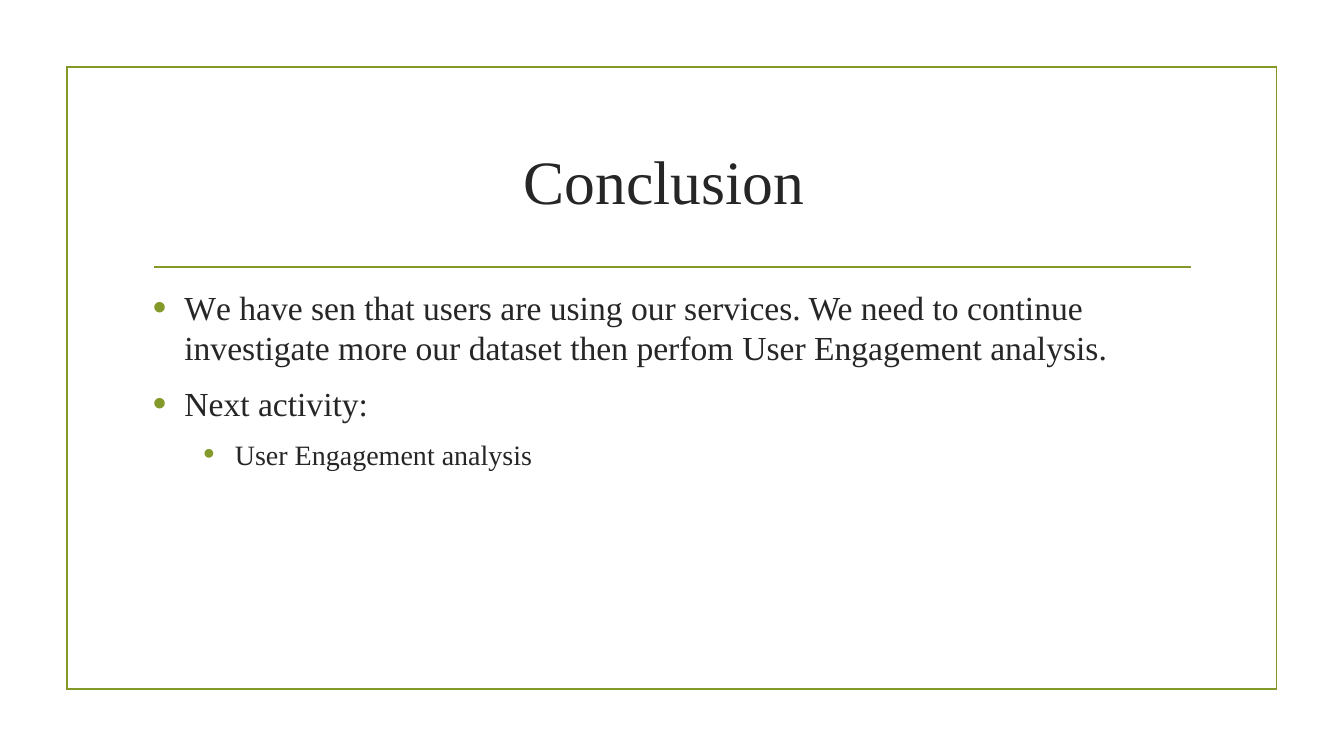
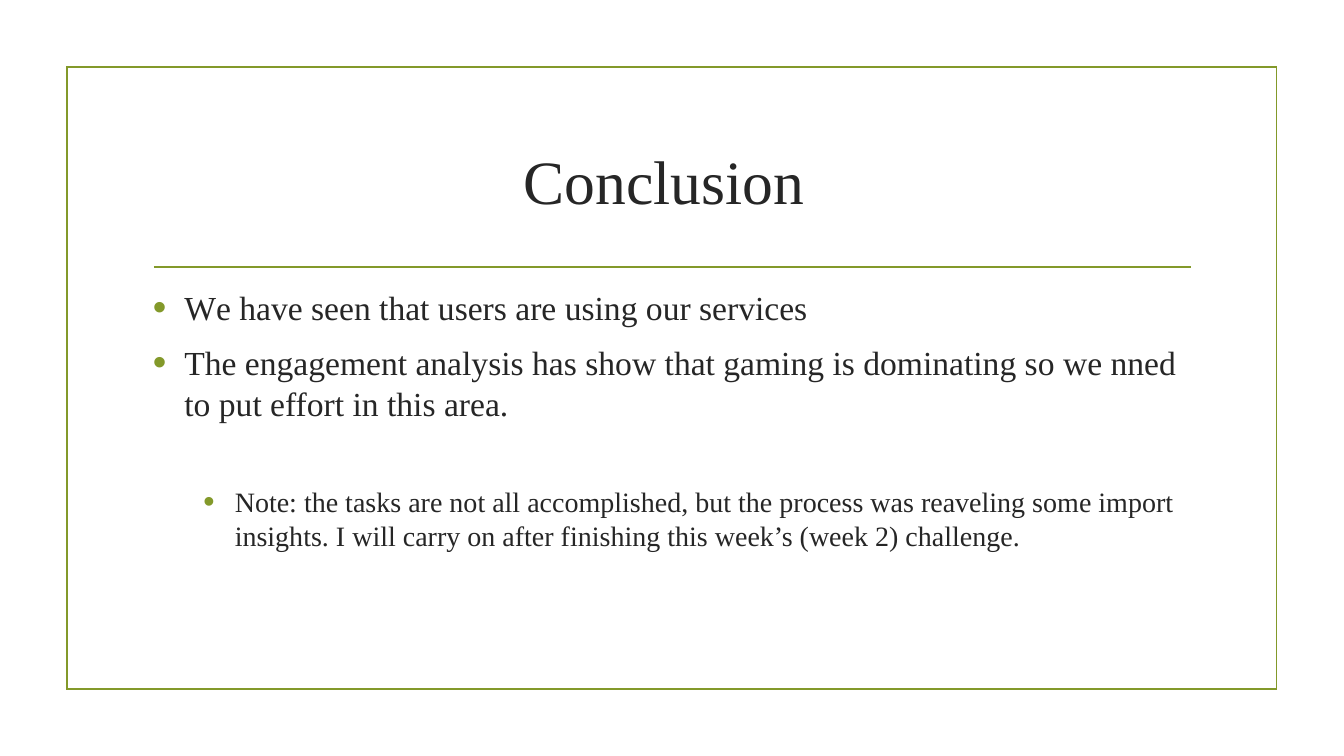
Before and after one commit to niyotham/EDA_Telecom_Industry, a slide deck: slide 21 of EDA TELECOM DATA Final report.pptx (slide 29 before the commit). Drawn at 1344x756 pixels with LibreOffice and Linux fonts; fonts in the diff are those of the drawing; background and template pictures are left out. Boxes give left, top, right and bottom in pixels: in the first picture for what was removed or moved away, otherwise in the second. Text is boxed around its words. In the diff, an @@ line names an element or a change of style, - is before the commit and + after.

Commit message:
Added some user analysis plots

```diff
--- a/EDA TELECOM DATA Final report.pptx
+++ b/EDA TELECOM DATA Final report.pptx
@@ text at <box>184,296,1176,551</box>: text changed; size 24 to 20 pt @@
-• We have sen that users are using our services. We need to continue investigate more our dataset then perfom User Engagement analysis.
-• Next activity:
-  • User Engagement analysis
+• We have seen that users are using our services
+• The engagement analysis has show that gaming is dominating so we nned to put effort in this area.
+  • Note: the tasks are not all accomplished, but the process was reaveling some import insights. I will carry on after finishing this week’s (week 2) challenge.
```
Also in this commit, not shown: 1 other slide changed, 4 slides added, 12 slides removed.
